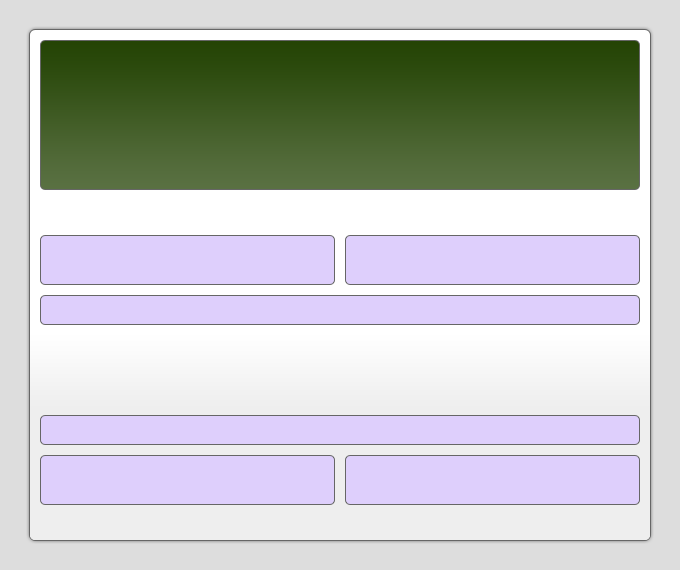
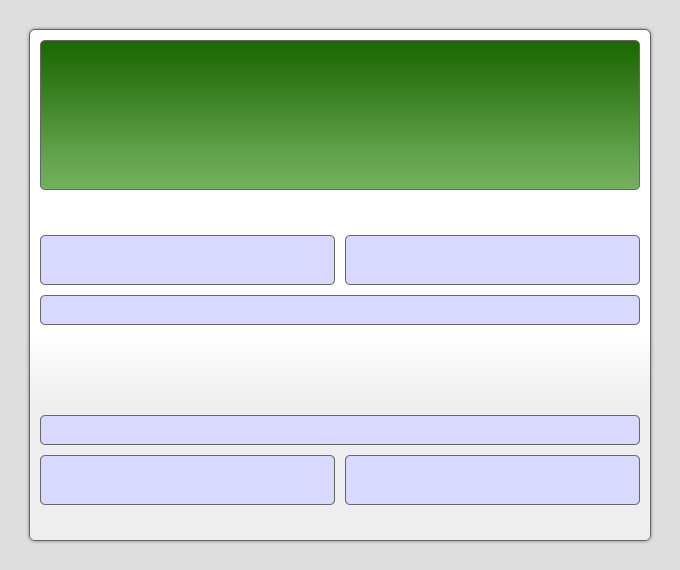
Comparing the layer stacks of the two 680x570 images. Changes:
painted on "header" over [41, 41, 639, 189]
painted on "header / footer widgets" over [41, 236, 639, 504]
